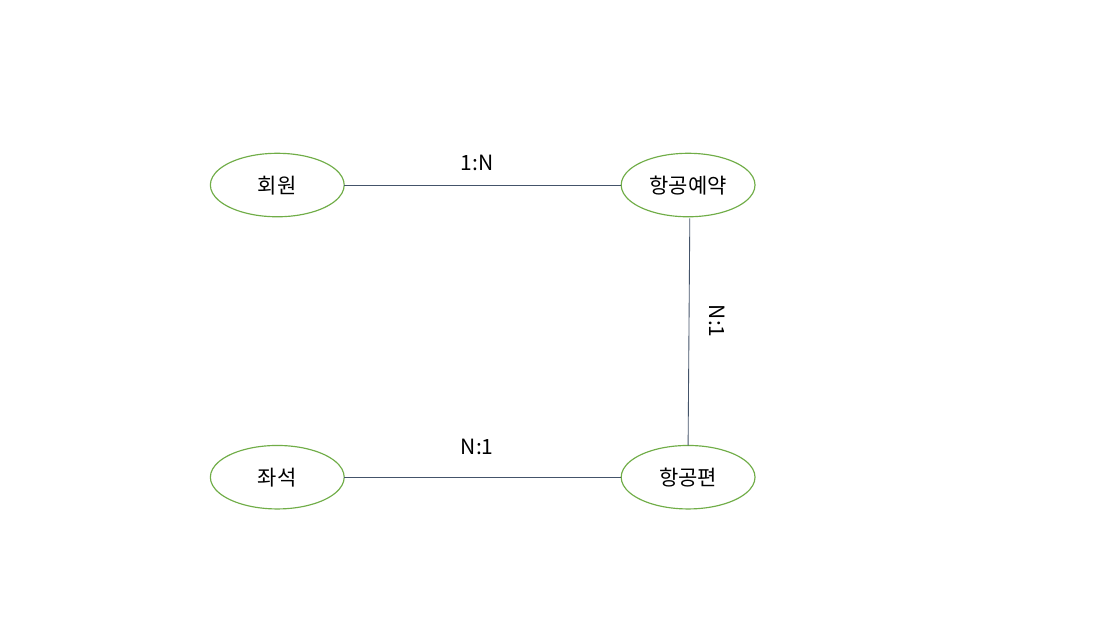
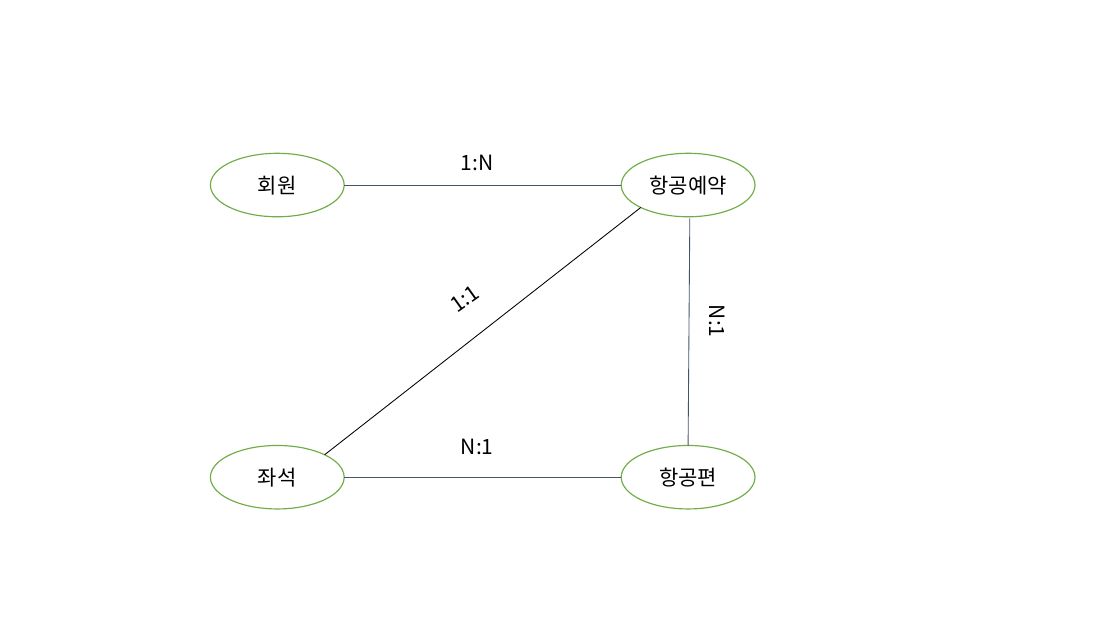
Before and after one commit to tomsnote/portfolio, a slide deck: slide 1 of UML/ERD.pptx. Drawn at 1120x630 pixels with LibreOffice and Linux fonts; fonts in the diff are those of the drawing. Boxes give left, top, right and bottom in pixels: in the first picture for what was removed or moved away, otherwise in the second. Text is boxed around its words. In the diff, an @@ line names an element or a change of style, - is before the commit and + after.

```diff
--- a/UML/ERD.pptx
+++ b/UML/ERD.pptx
@@ line added from (324, 455) to (641, 208), #000000 0.75 pt @@
@@ text added at (x1=457, y1=286, x2=481, y2=312), 18 pt, text #000000 @@
+1:1
```
Also in this commit, not shown: 3 other slides changed, 2 slides added, 38 other files.
